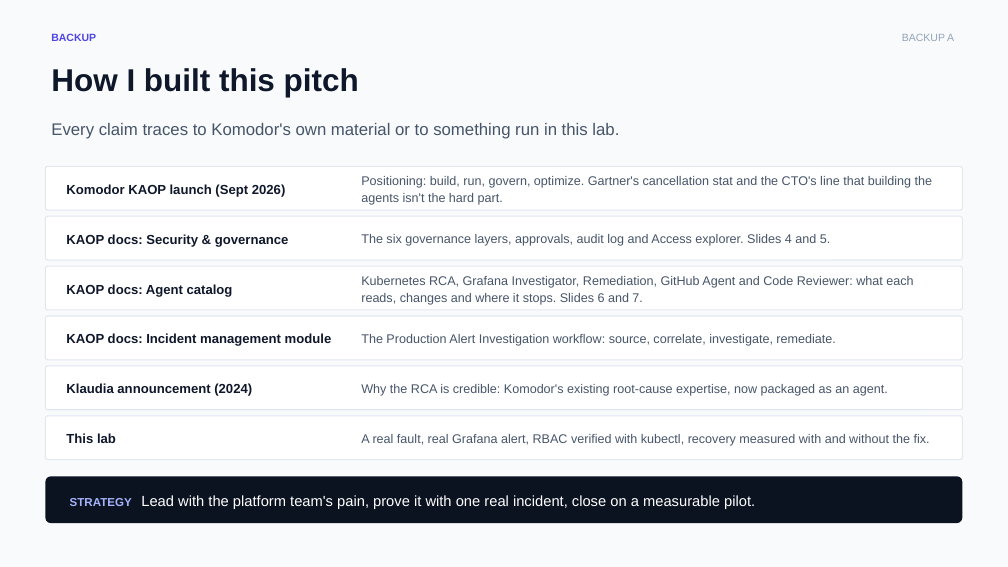
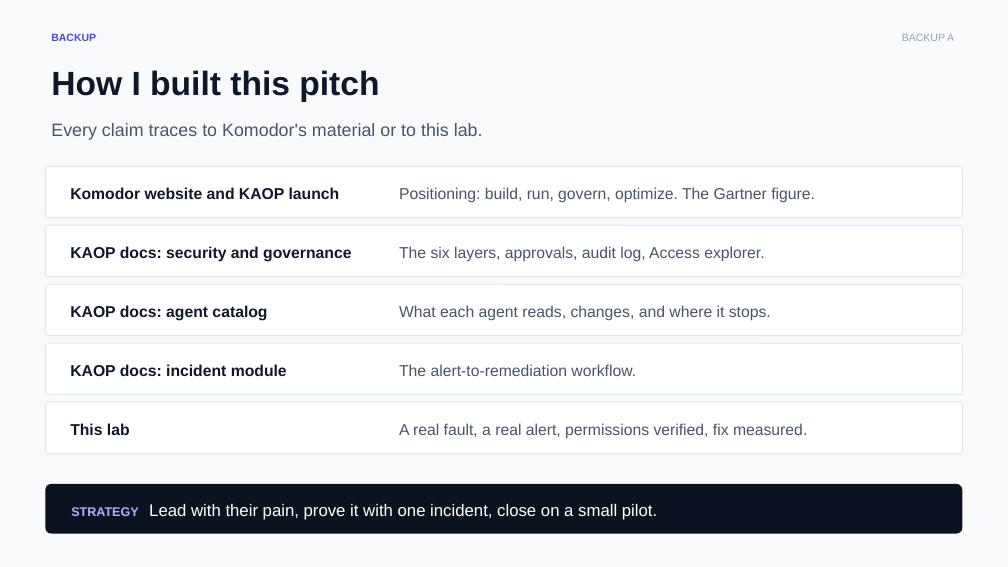
Before and after one commit to chizeni24/komodor-production-lab, a slide deck: slide 10 of docs/presentation/KAOP_Customer_Pitch.pptx. Drawn at 1008x567 pixels with LibreOffice and Linux fonts; fonts in the diff are those of the drawing. Boxes give left, top, right and bottom in pixels: in the first picture for what was removed or moved away, otherwise in the second. Text is boxed around its words. In the diff, an @@ line names an element or a change of style, - is before the commit and + after.

```diff
--- a/docs/presentation/KAOP_Customer_Pitch.pptx
+++ b/docs/presentation/KAOP_Customer_Pitch.pptx
@@ text "How I built this pitch" at (51, 70, 379, 102): size 30 to 32 pt @@
@@ text at (51, 123, 483, 140): text changed; size 16 to 17 pt @@
-Every claim traces to Komodor's own material or to something run in this lab.
+Every claim traces to Komodor's material or to this lab.
@@ rounded rectangle: place and size @@
-rounded rectangle at (45, 166, 963, 210)
+rounded rectangle at (45, 166, 963, 218)
@@ text at (70, 187, 340, 199): text changed; size 12.5 to 15 pt @@
-Komodor KAOP launch (Sept 2026)
+Komodor website and KAOP launch
@@ text at (399, 187, 815, 203): text changed; size 12 to 15 pt @@
-Positioning: build, run, govern, optimize. Gartner's cancellation stat and the CTO's line that building the agents isn't the hard part.
+Positioning: build, run, govern, optimize. The Gartner figure.
@@ rounded rectangle: place and size @@
-rounded rectangle at (45, 216, 963, 260)
+rounded rectangle at (45, 225, 963, 277)
@@ text at (70, 246, 351, 262): text changed; size 12.5 to 15 pt @@
-KAOP docs: Security & governance
+KAOP docs: security and governance
@@ text at (399, 246, 764, 262): text changed; size 12 to 15 pt @@
-The six governance layers, approvals, audit log and Access explorer. Slides 4 and 5.
+The six layers, approvals, audit log, Access explorer.
@@ rounded rectangle: place and size @@
-rounded rectangle at (45, 266, 963, 310)
+rounded rectangle at (45, 284, 963, 336)
@@ text at (70, 305, 267, 321): text changed; size 12.5 to 15 pt @@
-KAOP docs: Agent catalog
+KAOP docs: agent catalog
@@ text at (399, 305, 771, 321): text changed; size 12 to 15 pt @@
-Kubernetes RCA, Grafana Investigator, Remediation, GitHub Agent and Code Reviewer: what each reads, changes and where it stops. Slides 6 and 7.
+What each agent reads, changes, and where it stops.
@@ rounded rectangle: place and size @@
-rounded rectangle at (45, 316, 963, 360)
+rounded rectangle at (45, 343, 963, 395)
@@ text removed at (66, 383, 252, 396) @@
-Klaudia announcement (2024)
@@ text at (70, 364, 287, 376): text changed; size 12.5 to 15 pt @@
-KAOP docs: Incident management module
+KAOP docs: incident module
@@ text removed at (361, 384, 888, 396) @@
-Why the RCA is credible: Komodor's existing root-cause expertise, now packaged as an agent.
@@ text at (399, 364, 636, 376): text changed; size 12 to 15 pt @@
-The Production Alert Investigation workflow: source, correlate, investigate, remediate.
+The alert-to-remediation workflow.
@@ rounded rectangle: place and size @@
-rounded rectangle at (45, 366, 963, 410)
+rounded rectangle at (45, 402, 963, 454)
@@ rounded rectangle removed at (45, 416, 963, 460) @@
@@ text "This lab": place and size @@
-text "This lab" at (66, 433, 116, 443)
+text "This lab" at (70, 423, 130, 435)
@@ text "This lab" at (70, 423, 130, 435): size 12.5 to 15 pt @@
@@ text at (399, 423, 807, 439): text changed; size 12 to 15 pt @@
-A real fault, real Grafana alert, RBAC verified with kubectl, recovery measured with and without the fix.
+A real fault, a real alert, permissions verified, fix measured.
@@ rounded rectangle "STRATEGY Lead with their pain, ...": place and size @@
-rounded rectangle "STRATEGY Lead with their pain, ..." at (45, 476, 963, 523)
+rounded rectangle "STRATEGY Lead with their pain, ..." at (45, 484, 963, 534)
@@ text in rounded rectangle at (71, 504, 657, 520): text changed; size 14 to 16 pt @@
-STRATEGY Lead with the platform team's pain, prove it with one real incident, close on a measurable pilot.
+STRATEGY Lead with their pain, prove it with one incident, close on a small pilot.
```
Also in this commit, not shown: 11 other slides changed, 6 other files.
